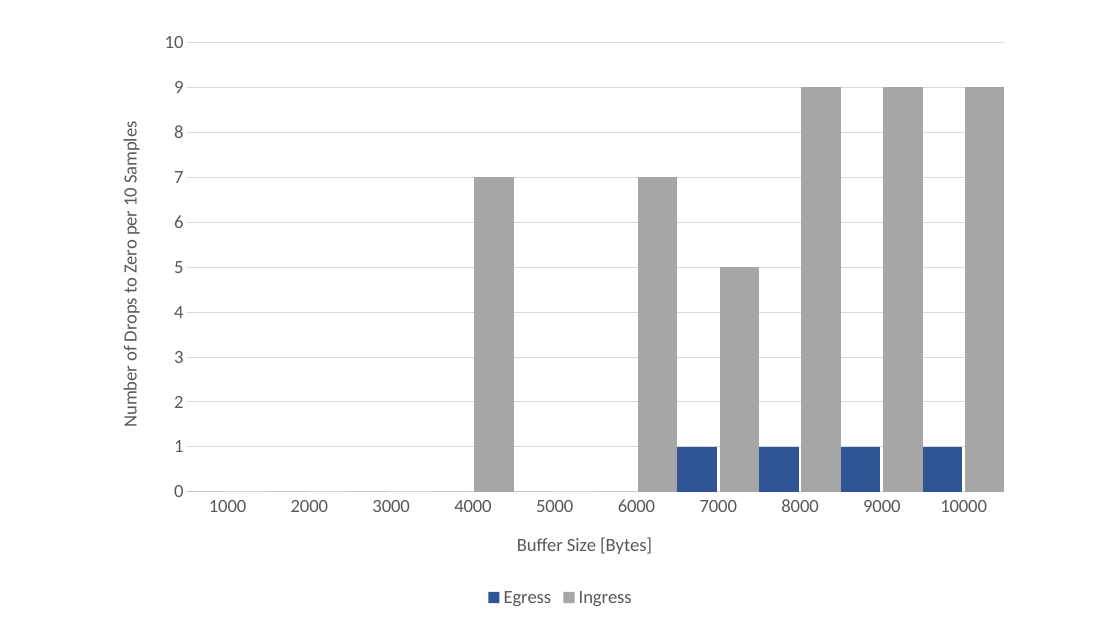
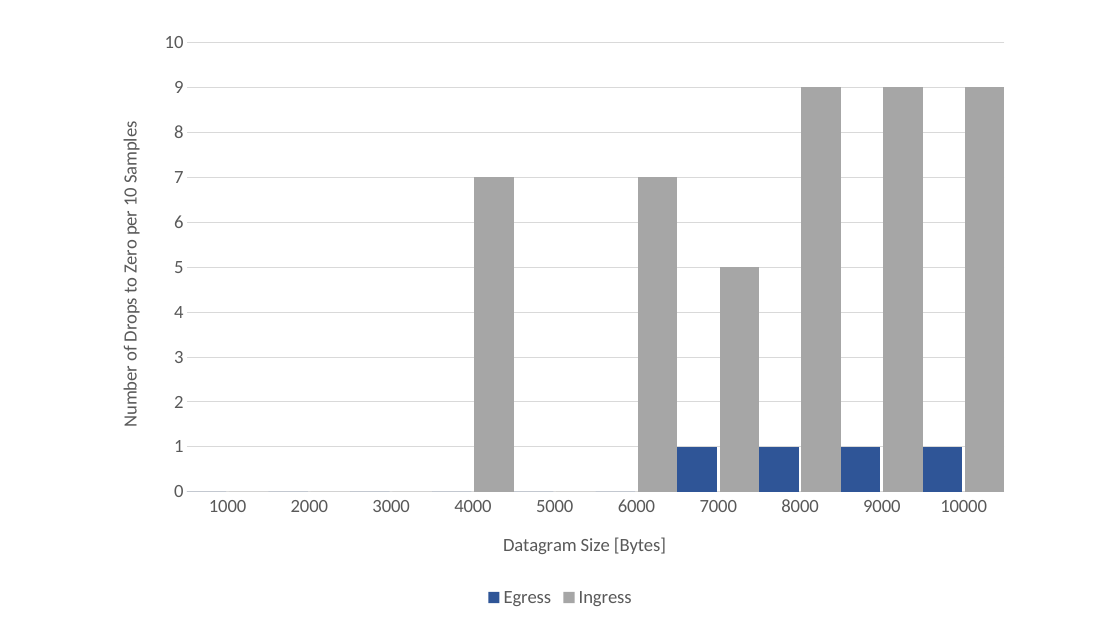
Before and after one commit to ManuelMeinen/Bandwidth_Limit_Enforcement_for_SCIONLab, a slide deck: slide 1 of img/Evaluation-Zeros-Wondershaper.pptx. Drawn at 1120x630 pixels with LibreOffice and Linux fonts; fonts in the diff are those of the drawing. Boxes give left, top, right and bottom in pixels: in the first picture for what was removed or moved away, otherwise in the second. Text is boxed around its words. In the diff, an @@ line names an element or a change of style, - is before the commit and + after.

Commit message:
changed buffer to datagram

```diff
--- a/img/Evaluation-Zeros-Wondershaper.pptx
+++ b/img/Evaluation-Zeros-Wondershaper.pptx
@@ column chart at box(97, 18, 1023, 613) @@
@@ category axis title "Buffer Size [Bytes] " to "Datagram Size [Bytes] " @@
```
Also in this commit, not shown: 9 other files.
